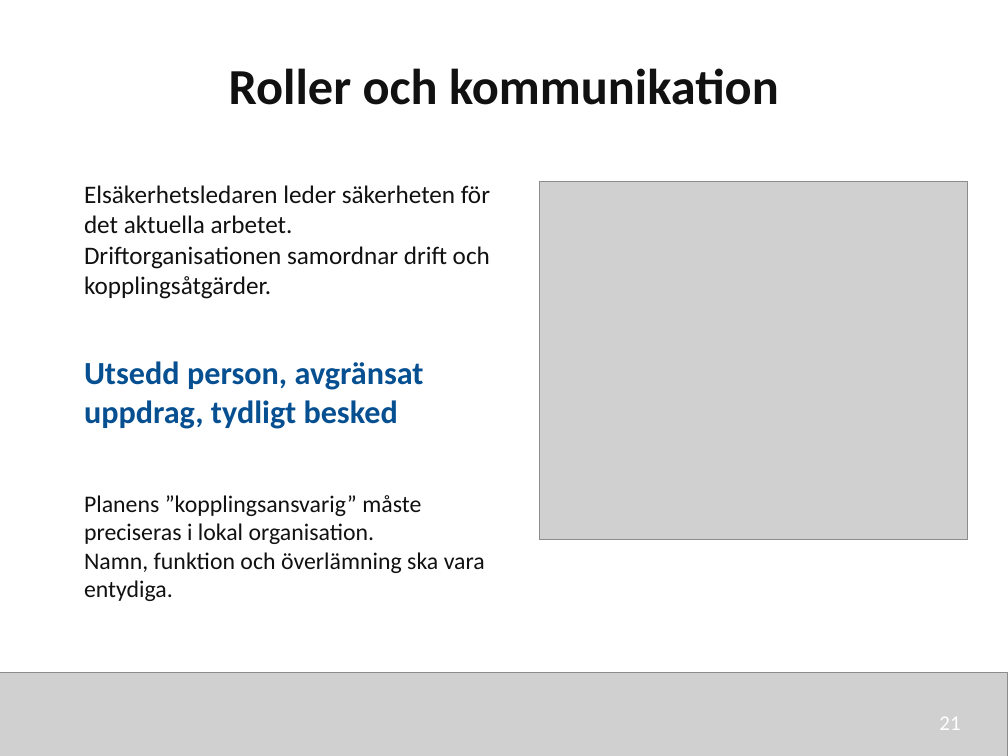
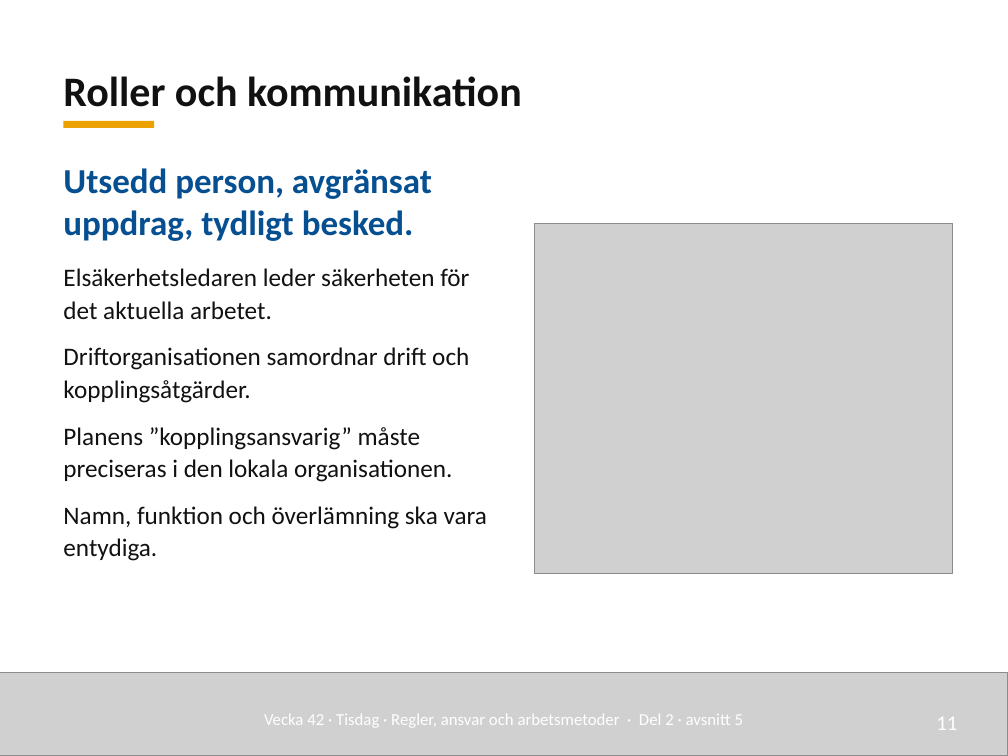
Before and after one commit to nj22az/nj22az.github.io, a slide deck: slide 11 of sjoskolan/vecka-42/aktuell/v42_02_Regler_ansvar_och_arbetsmetoder_elev.pptx (slide 21 before the commit). Drawn at 1008x756 pixels with LibreOffice and Linux fonts; fonts in the diff are those of the drawing; grey boxes stand for pictures. Boxes give left, top, right and bottom in pixels: in the first picture for what was removed or moved away, otherwise in the second. Text is boxed around its words. In the diff, an @@ line names an element or a change of style, - is before the commit and + after.

```diff
--- a/sjoskolan/vecka-42/aktuell/v42_02_Regler_ansvar_och_arbetsmetoder_elev.pptx
+++ b/sjoskolan/vecka-42/aktuell/v42_02_Regler_ansvar_och_arbetsmetoder_elev.pptx
@@ text "Roller och kommunikation": place and size @@
-text "Roller och kommunikation" at [229, 68, 779, 105]
+text "Roller och kommunikation" at [63, 76, 522, 107]
@@ text "Roller och kommunikation" at [63, 76, 522, 107]: size 36 to 30 pt; alignment centre to left; line spacing 1 to 1.08; vertical alignment top to bottom @@
@@ rectangle added at [64, 121, 154, 128], fill #EDA100 @@
@@ text "Utsedd person, avgränsat uppdrag, tydligt ...": place and size @@
-text "Utsedd person, avgränsat uppdrag, tydligt ..." at [84, 185, 490, 299]
+text "Utsedd person, avgränsat uppdrag, tydligt ..." at [63, 168, 487, 561]
@@ text at [63, 168, 432, 241]: paragraph added @@
+Utsedd person, avgränsat uppdrag, tydligt besked.
@@ picture: place and size @@
-picture at [539, 181, 968, 540]
+picture at [534, 223, 953, 573]
@@ text at [63, 268, 469, 403]: line spacing 1 to 1.08; more space between paragraphs @@
@@ text removed at [84, 361, 424, 429] @@
-Utsedd person, avgränsat uppdrag, tydligt besked
@@ text at [63, 427, 487, 561]: paragraphs added @@
+Planens ”kopplingsansvarig” måste preciseras i den lokala organisationen.
+Namn, funktion och överlämning ska vara entydiga.
@@ text removed at [84, 495, 485, 601] @@
-Planens ”kopplingsansvarig” måste preciseras i lokal organisation.
-Namn, funktion och överlämning ska vara entydiga.
@@ text added at [264, 714, 743, 727], 12 pt, text #FFFFFF @@
+Vecka 42 · Tisdag · Regler, ansvar och arbetsmetoder · Del 2 · avsnitt 5
@@ text added at [936, 717, 957, 730], 15 pt, text #FFFFFF @@
+11
@@ text removed at [939, 717, 960, 730] @@
-21
```
Also in this commit, not shown: 8 other slides changed, 11 slides added, 27 slides removed, 57 other files.
